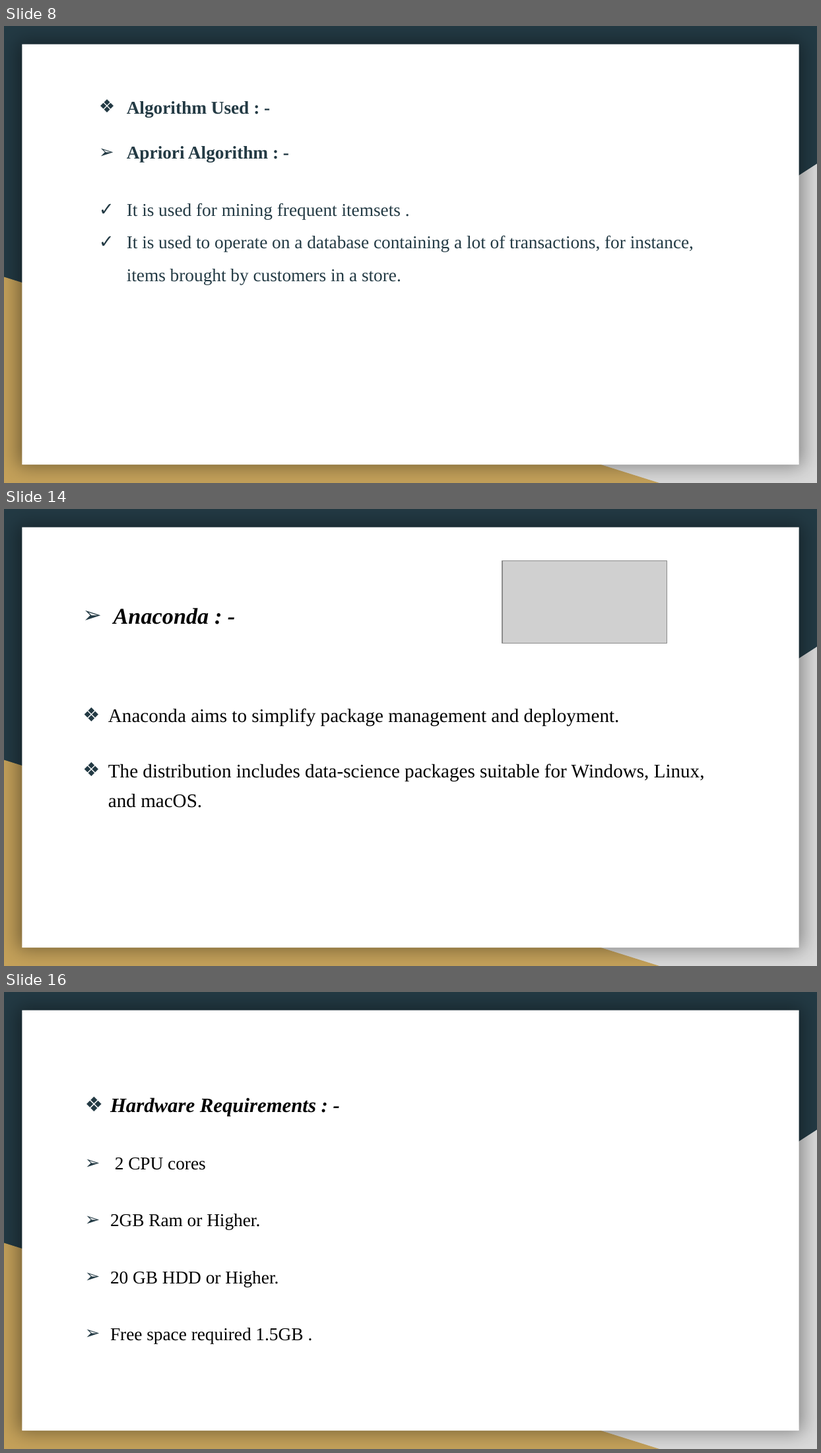
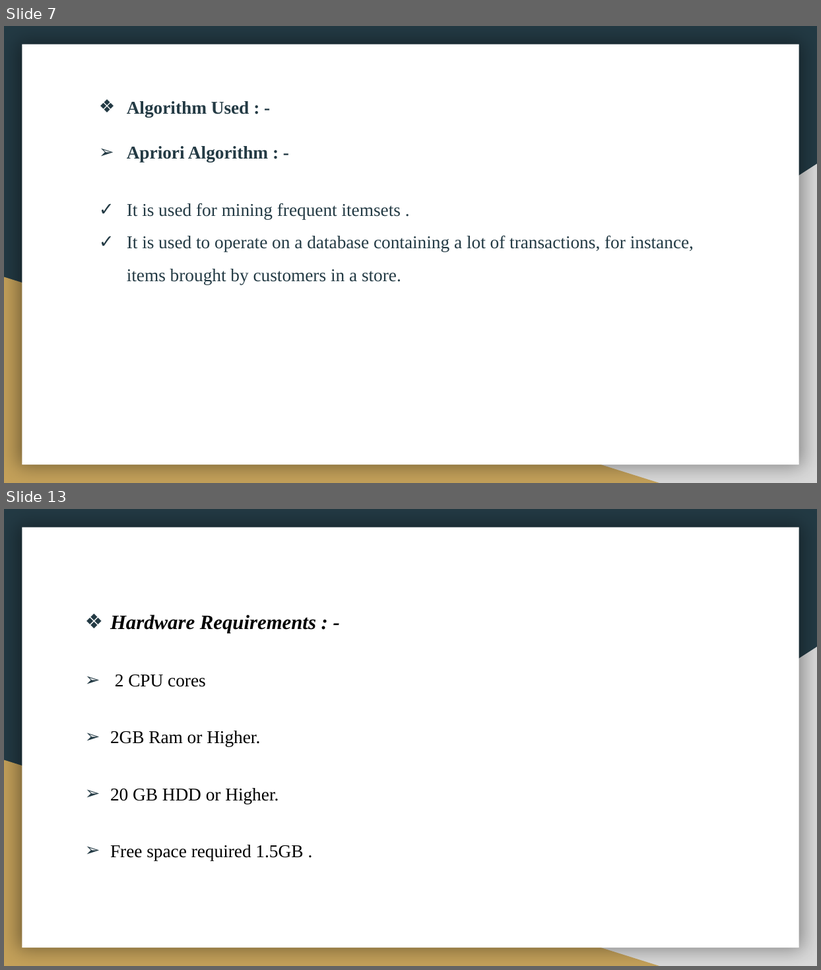
Before and after one commit to 2000nilratan/Implementation-of-Association-Rule-Mining, a slide deck: PPT on Implementation of Association Rule Mining.pptx. Shown one above the other, each under a label of ours: slides 8, 14 and 16 before the commit, slides 7 and 13 after it; the slides between them are not shown. The pictures are 821x1453 and 821x970 pixels, drawn with LibreOffice and Linux fonts; fonts in the diff are those of the drawing; grey boxes stand for pictures. Boxes give left, top, right and bottom in pixels: in the first picture for what was removed or moved away, otherwise in the second. Text is boxed around its words. In the diff, an @@ line names an element or a change of style, - is before the commit and + after.

```diff
--- a/PPT on Implementation of Association Rule Mining.pptx
+++ b/PPT on Implementation of Association Rule Mining.pptx
@@ slide 14 removed at bbox=[4, 509, 817, 966], background #233A44; not listed: 3 template elements that a slide beside it also shows @@
@@ picture removed at bbox=[502, 561, 667, 643] @@
@@ text removed at bbox=[108, 608, 705, 808] @@
-➢ Anaconda : -
-❖ Anaconda aims to simplify package management and deployment.
-❖ The distribution includes data-science packages suitable for Windows, Linux, and macOS.
@@ what was slide 8 is now slide 7 @@
@@ what was slide 16 is now slide 13 @@
```
Also in this commit, not shown: 5 slides changed, 6 slides added, 3 other slides removed, 1 other file.
